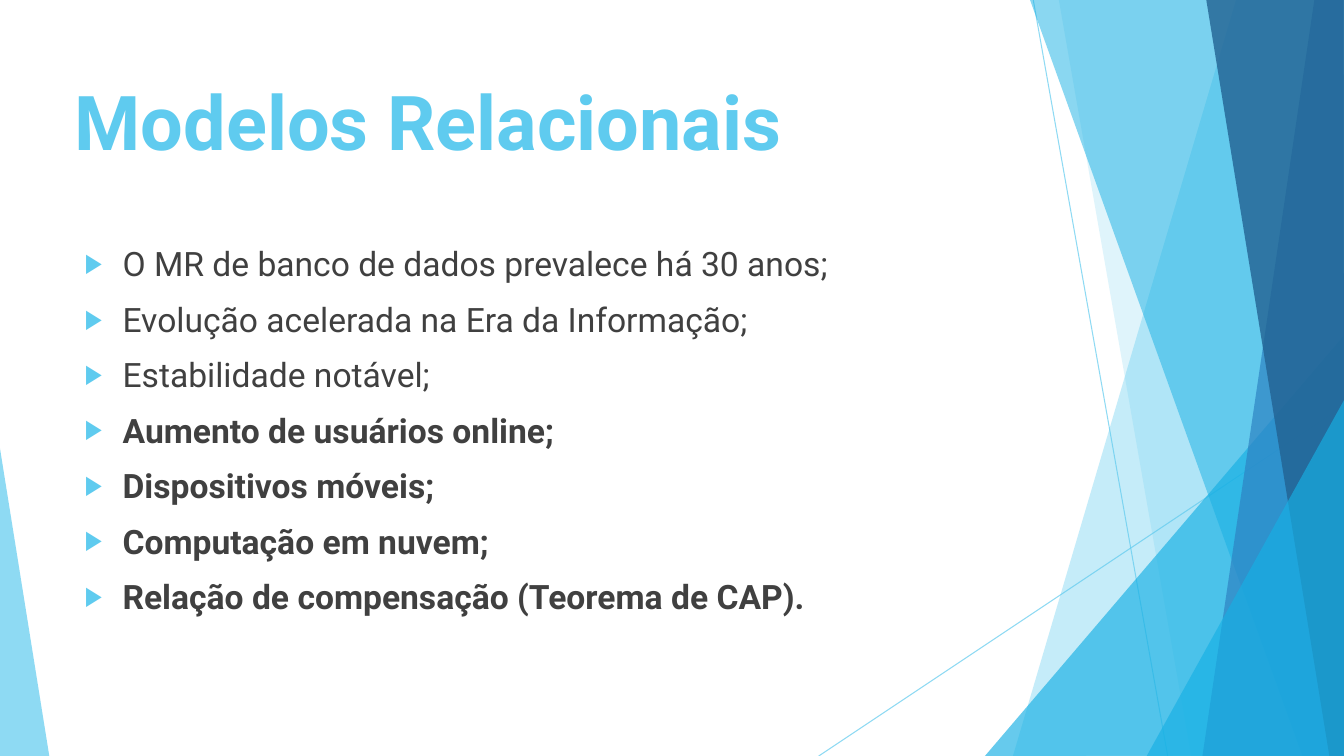
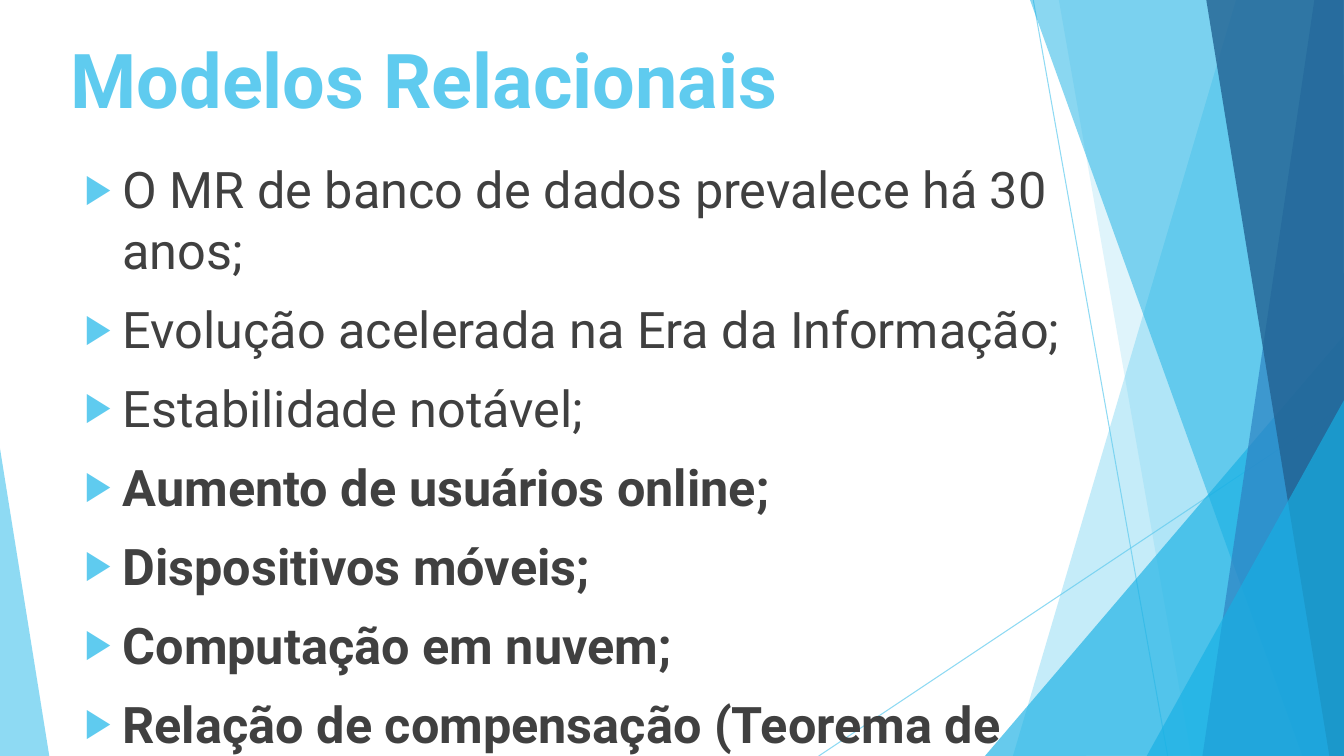
Before and after one commit to luiscferraz/bd-penitenciaria, a slide deck: slide 2 of Seminario/NoSQL v2.pptx. Drawn at 1344x756 pixels with LibreOffice and Linux fonts; fonts in the diff are those of the drawing. Boxes give left, top, right and bottom in pixels: in the first picture for what was removed or moved away, otherwise in the second. Text is boxed around its words. In the diff, an @@ line names an element or a change of style, - is before the commit and + after.

```diff
--- a/Seminario/NoSQL v2.pptx
+++ b/Seminario/NoSQL v2.pptx
@@ title "Modelos Relacionais": place and size @@
-title "Modelos Relacionais" at <box>75,93,782,151</box>
+title "Modelos Relacionais" at <box>71,51,777,109</box>
@@ text "O MR de banco de ...": place and size @@
-text "O MR de banco de ..." at <box>123,251,827,617</box>
+text "O MR de banco de ..." at <box>123,170,1059,754</box>
@@ text "O MR de banco de ..." at <box>123,170,1059,754</box>: size 24 to 36 pt; more space between paragraphs @@
```
Also in this commit, not shown: 18 other slides changed, 2 slides added, 3 other files.
